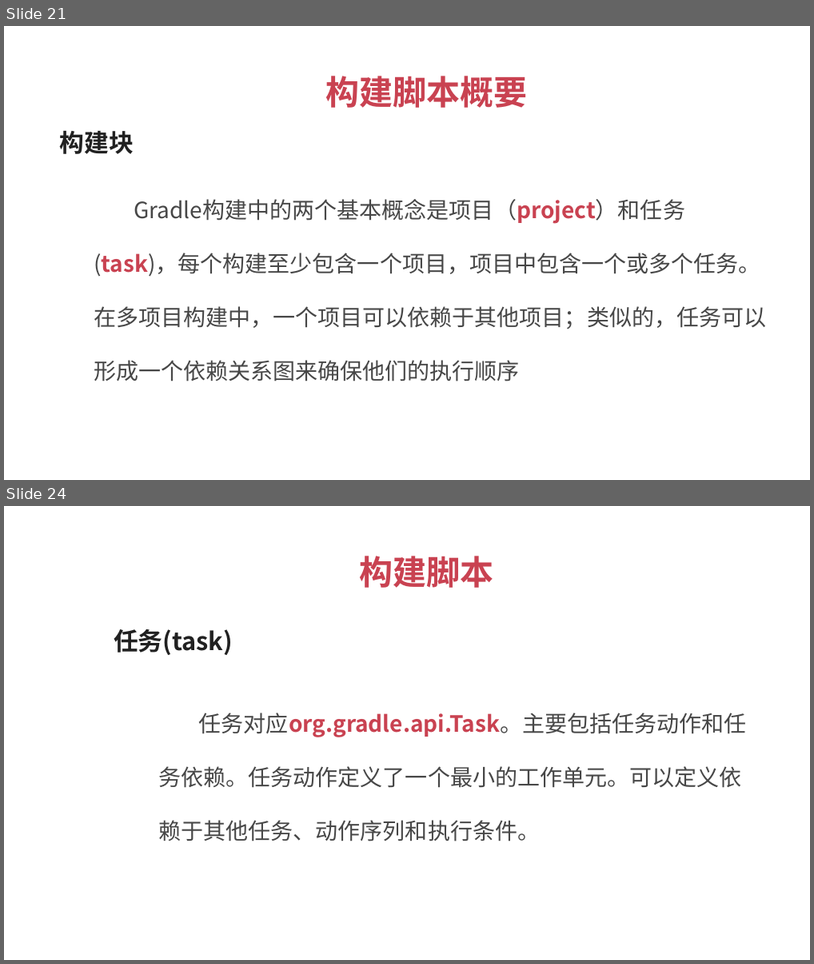
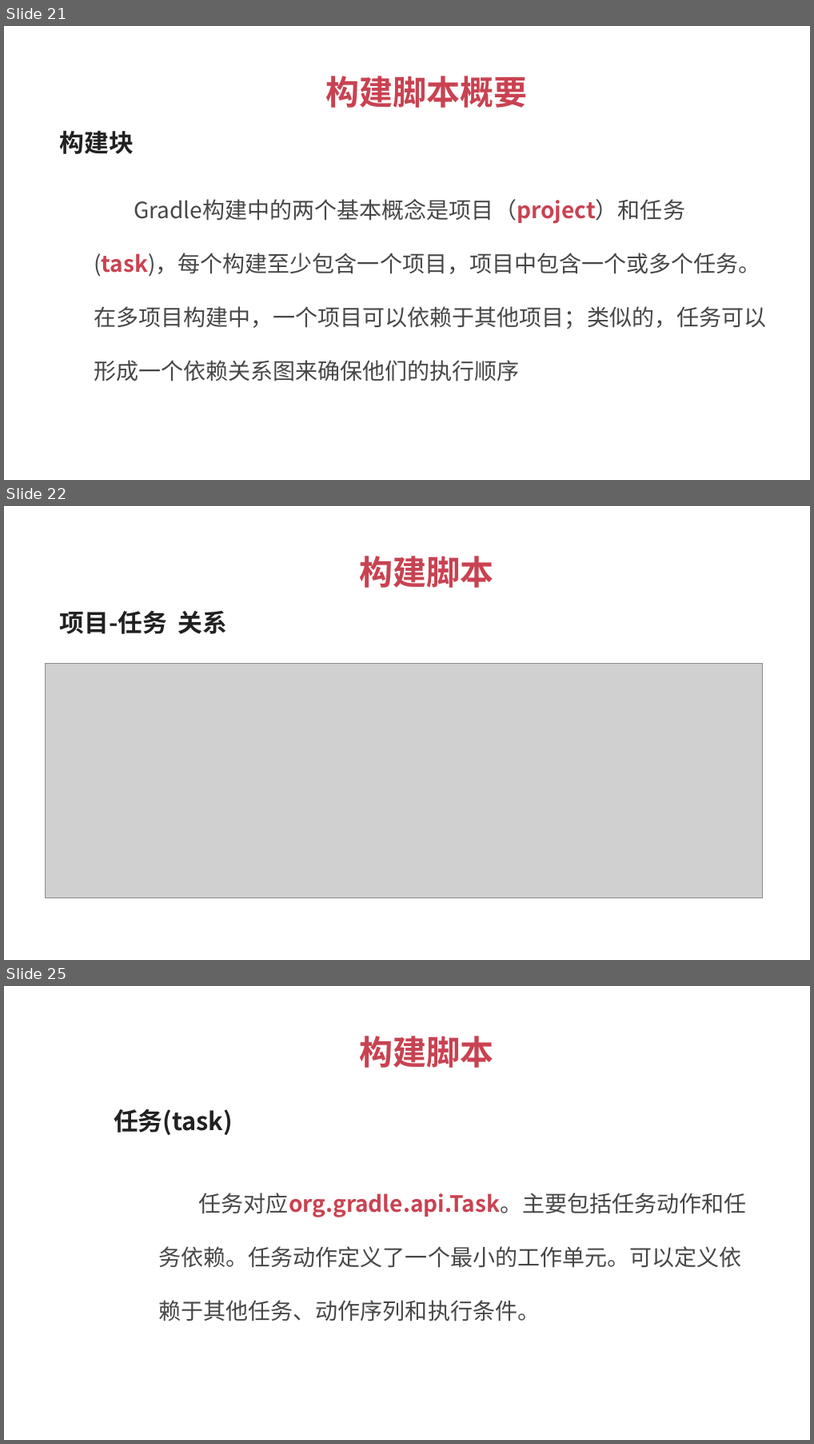
Before and after one commit to 1329555958/imooc, a slide deck: Gradle.pptx. Shown one above the other, each under a label of ours: slides 21 and 24 before the commit, slides 21, 22 and 25 after it; the slides between them are not shown. The pictures are 814x964 and 814x1444 pixels, drawn with LibreOffice and Linux fonts; fonts in the diff are those of the drawing; grey boxes stand for pictures. Boxes give left, top, right and bottom in pixels: in the first picture for what was removed or moved away, otherwise in the second. Text is boxed around its words. In the diff, an @@ line names an element or a change of style, - is before the commit and + after.

```diff
--- a/Gradle.pptx
+++ b/Gradle.pptx
@@ slide 22 added at (x1=4, y1=506, x2=810, y2=960), background #FFFFFF @@
@@ text added at (x1=360, y1=556, x2=494, y2=588), 30 pt, text #C94251, bold @@
+构建脚本
@@ text added at (x1=60, y1=611, x2=227, y2=634), 22 pt, text #212121, bold @@
+项目-任务 关系
@@ picture added at (x1=45, y1=664, x2=763, y2=898) @@
@@ what was slide 24 is now slide 25 @@
```
Also in this commit, not shown: 3 slides changed, 1 slide removed, 2 other files.
